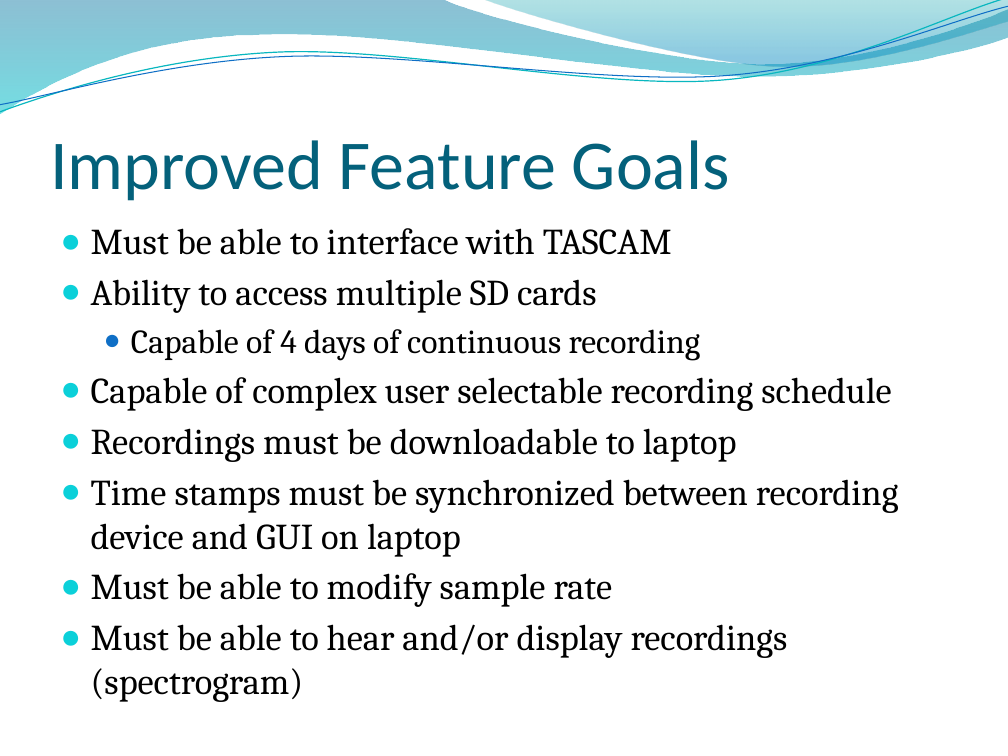
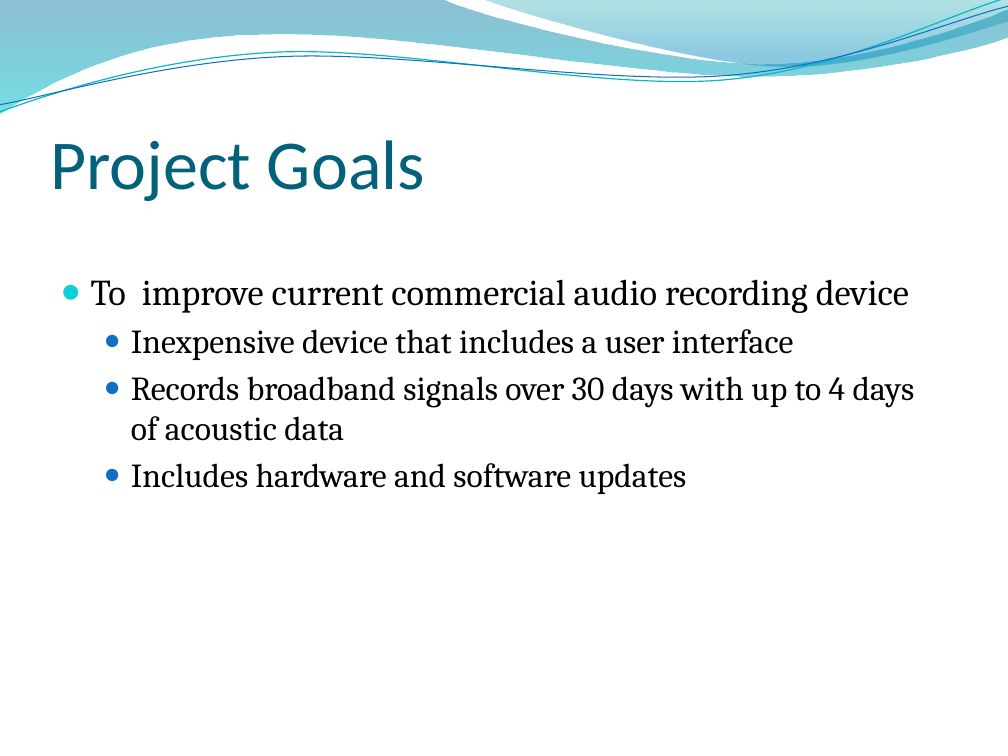
Before and after one commit to chelseathroop/UUVCapstone, a slide deck: slide 3 of CapstoneAssignments/CapstoneProposal.pptx. Drawn at 1008x756 pixels with LibreOffice and Linux fonts; fonts in the diff are those of the drawing; background and template pictures are left out. Boxes give left, top, right and bottom in pixels: in the first picture for what was removed or moved away, otherwise in the second. Text is boxed around its words. In the diff, an @@ line names an element or a change of style, - is before the commit and + after.

```diff
--- a/CapstoneAssignments/CapstoneProposal.pptx
+++ b/CapstoneAssignments/CapstoneProposal.pptx
@@ title at bbox=[50, 140, 425, 201]: text changed @@
-Improved Feature Goals
+Project Goals
@@ text at bbox=[91, 279, 915, 494]: text changed; size 26 to 24 pt @@
-● Must be able to interface with TASCAM
-● Ability to access multiple SD cards
-  ● Capable of 4 days of continuous recording
-● Capable of complex user selectable recording schedule
-● Recordings must be downloadable to laptop
-● Time stamps must be synchronized between recording device and GUI on laptop
-● Must be able to modify sample rate
-● Must be able to hear and/or display recordings (spectrogram)
+● To improve current commercial audio recording device
+  ● Inexpensive device that includes a user interface
+  ● Records broadband signals over 30 days with up to 4 days of acoustic data
+  ● Includes hardware and software updates
```
Also in this commit, not shown: 5 other slides changed, 5 slides added, 2 slides removed, 1 other file.
